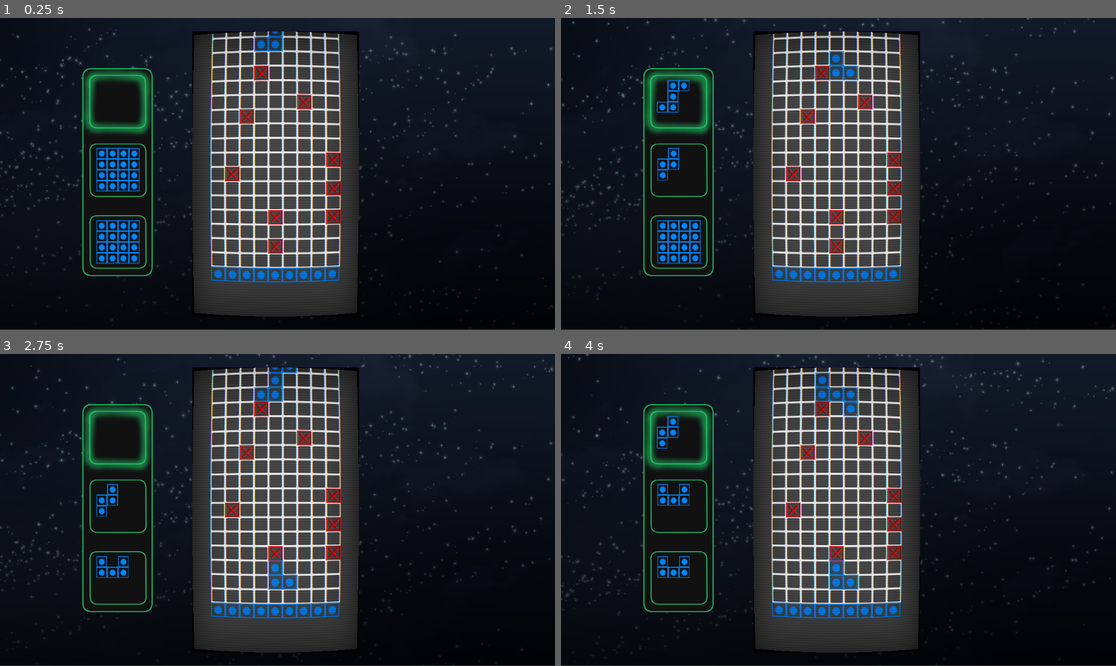
Above: before the commit, frames 1-4 (two rows, left to right).
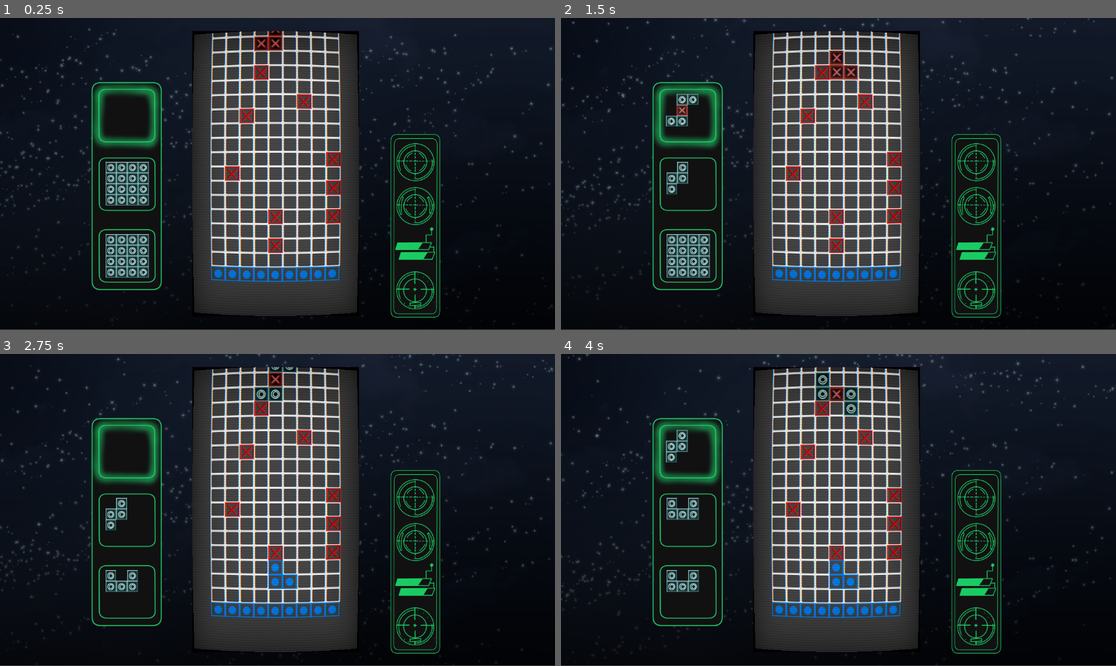
Above: after the commit, the same moments.

Repository: TheDartFrog/SpaceshipBlocksNavGame
Game: Godot game, scene res://scenes/main_game_scene.tscn
Same seed, same stepped clock (60 frames per second), same inputs: the game is played once before the commit and once after it. The engine's default icon, where the game draws it, is replaced by a stand-in: a white triangle on a blue panel in a dark square.
Inputs:
- Up to frame 1 (0.25 s): no input
- Up to frame 2 (1.5 s): hold E (rotate_right) 0.53-1.28 s; tap A (left_click) at 0.6 s; hold Space (block_down) from 1.28 s (still down); tap D (right_click) at 1.35 s
- Up to frame 3 (2.75 s): release Space (block_down) at 2.03 s; hold E (rotate_right) from 2.03 s (still down); tap A (left_click) at 2.1 s
- Up to frame 4 (4 s): tap D (right_click) at 2.85 s; release E (rotate_right) at 3.53 s; hold Q (rotate_left) from 3.53 s (still down); tap A (left_click) at 3.6 s

The runs differ from the first frame. In frame 1, 11% of the frame differs, in the area x 14-80%, y 4-97%; in frame 2, 11%; in frame 3, 10%; in frame 4, 11%.

Commit message:
update textures, music ig?

Diff:
--- a/scenes/blockTemplateScene.tscn
+++ b/scenes/blockTemplateScene.tscn
@@ -1,14 +1,15 @@
-[gd_scene load_steps=5 format=4 uid="uid://c5xlcohvnilps"]
+[gd_scene load_steps=6 format=4 uid="uid://c5xlcohvnilps"]
 
-[ext_resource type="Texture2D" uid="uid://disb0e7rs321a" path="res://assets/placeholders/path_placeholder.png" id="3_dva5t"]
+[ext_resource type="Texture2D" uid="uid://dsb5qciiqdn3r" path="res://assets/tile_droga_v2.png" id="1_3aqgh"]
+[ext_resource type="Texture2D" uid="uid://criqa06nmaa62" path="res://assets/tile_blokada_v2.png" id="2_3aqgh"]
 
 [sub_resource type="TileSetAtlasSource" id="TileSetAtlasSource_3aqgh"]
-texture = ExtResource("3_dva5t")
+texture = ExtResource("1_3aqgh")
 texture_region_size = Vector2i(30, 30)
 0:0/0 = 0
 
 [sub_resource type="TileSetAtlasSource" id="TileSetAtlasSource_dva5t"]
-texture = ExtResource("3_dva5t")
+texture = ExtResource("2_3aqgh")
 texture_region_size = Vector2i(30, 30)
 0:0/0 = 0
 
--- a/scenes/main_game_scene.tscn
+++ b/scenes/main_game_scene.tscn
@@ -14,6 +14,7 @@
 [ext_resource type="PackedScene" uid="uid://bvcld45f8l8nw" path="res://scenes/upcoming_block_manager_scene.tscn" id="10_i4o3e"]
 [ext_resource type="Texture2D" uid="uid://dqa5swp643yja" path="res://assets/parallax/stars_ant_holyhell.png" id="10_qwe6u"]
 [ext_resource type="PackedScene" uid="uid://cwe0gyhyrlssy" path="res://scenes/music_manager.tscn" id="11_nt1we"]
+[ext_resource type="Texture2D" uid="uid://bo8iw74adihh4" path="res://assets/Wizja artystyczna nawigacja .png" id="12_jy87q"]
 
 [sub_resource type="ShaderMaterial" id="ShaderMaterial_oa6bs"]
 shader = ExtResource("3_d383n")
@@ -110,16 +111,21 @@
 
 [node name="MusicManager" parent="CanvasLayer/BackgroundContainer/SubViewport" instance=ExtResource("11_nt1we")]
 
+[node name="WizjaArtystycznaNawigacja" type="Sprite2D" parent="CanvasLayer/BackgroundContainer/SubViewport"]
+position = Vector2(573, 397.00003)
+scale = Vector2(0.44675884, 0.44675884)
+texture = ExtResource("12_jy87q")
+
 [node name="UpcomingBlocks" parent="CanvasLayer" instance=ExtResource("2_u2xxy")]
 unique_name_in_owner = true
-position = Vector2(185, 105)
+position = Vector2(204, 134)
 
 [node name="MainViewContainer" type="SubViewportContainer" parent="CanvasLayer"]
 material = SubResource("ShaderMaterial_d383n")
 offset_left = 399.0
-offset_top = 28.0
+offset_top = 27.0
 offset_right = 745.0
-offset_bottom = 620.0
+offset_bottom = 619.0
 stretch = true
 
 [node name="SubViewport" type="SubViewport" parent="CanvasLayer/MainViewContainer"]
--- a/scenes/music_manager.tscn
+++ b/scenes/music_manager.tscn
@@ -1,7 +1,7 @@
 [gd_scene load_steps=3 format=3 uid="uid://cwe0gyhyrlssy"]
 
 [ext_resource type="Script" uid="uid://dq2qk3h32k5t4" path="res://scripts/music_manager.gd" id="1_hetdf"]
-[ext_resource type="AudioStream" uid="uid://fxxynot56q0m" path="res://assets/sound/music/MainMenuSong.wav" id="2_hetdf"]
+[ext_resource type="AudioStream" uid="uid://dw5sjnnsiw4np" path="res://assets/sound/music/BackGround_Music_Do_zapętlenia.wav" id="2_hetdf"]
 
 [node name="MusicManager" type="Node"]
 script = ExtResource("1_hetdf")
Binary file added: assets/Wizja artystyczna nawigacja .png
Not shown, added: assets/Wizja artystyczna nawigacja .png.import
Binary file added: assets/tile_blokada_v2.png
Not shown, added: assets/tile_blokada_v2.png.import
Binary file added: assets/tile_droga_v2.png
Not shown, added: assets/tile_droga_v2.png.import
Not shown: 1 places in scenes/main_game_scene.tscn that only renumber resources
